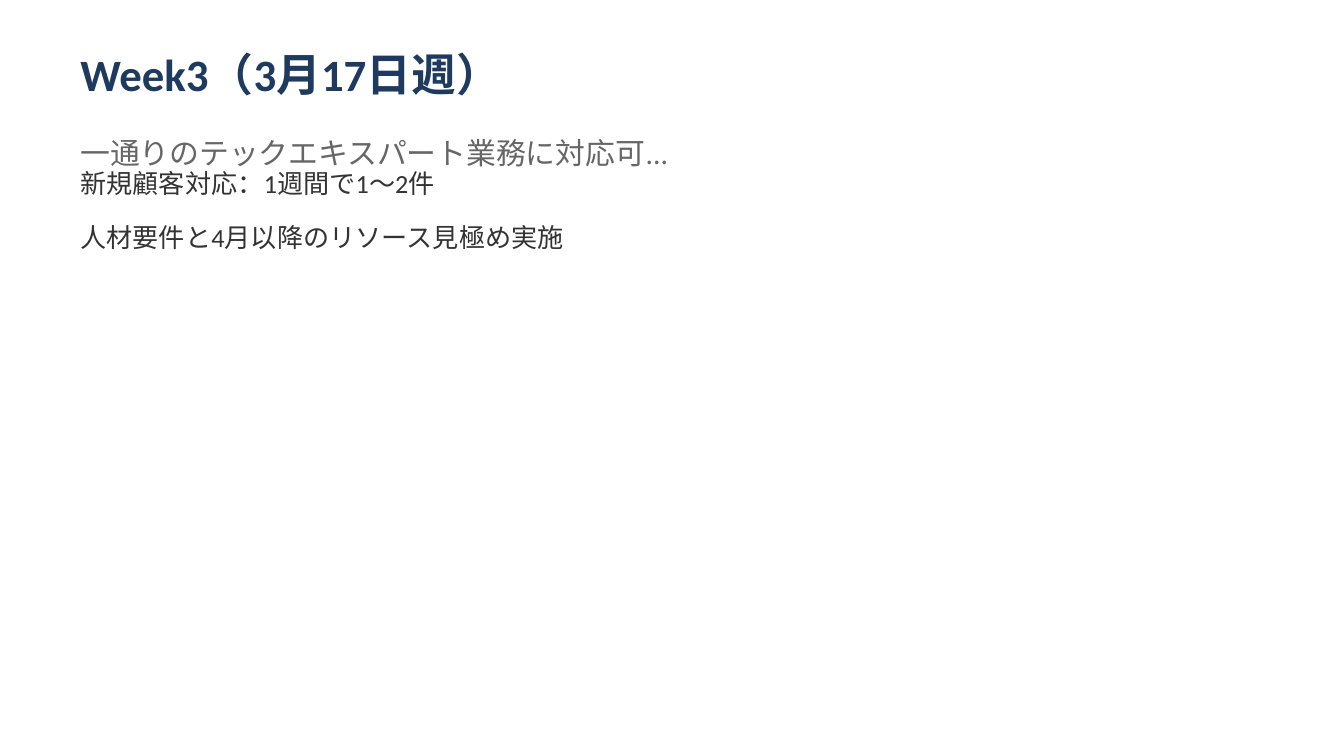
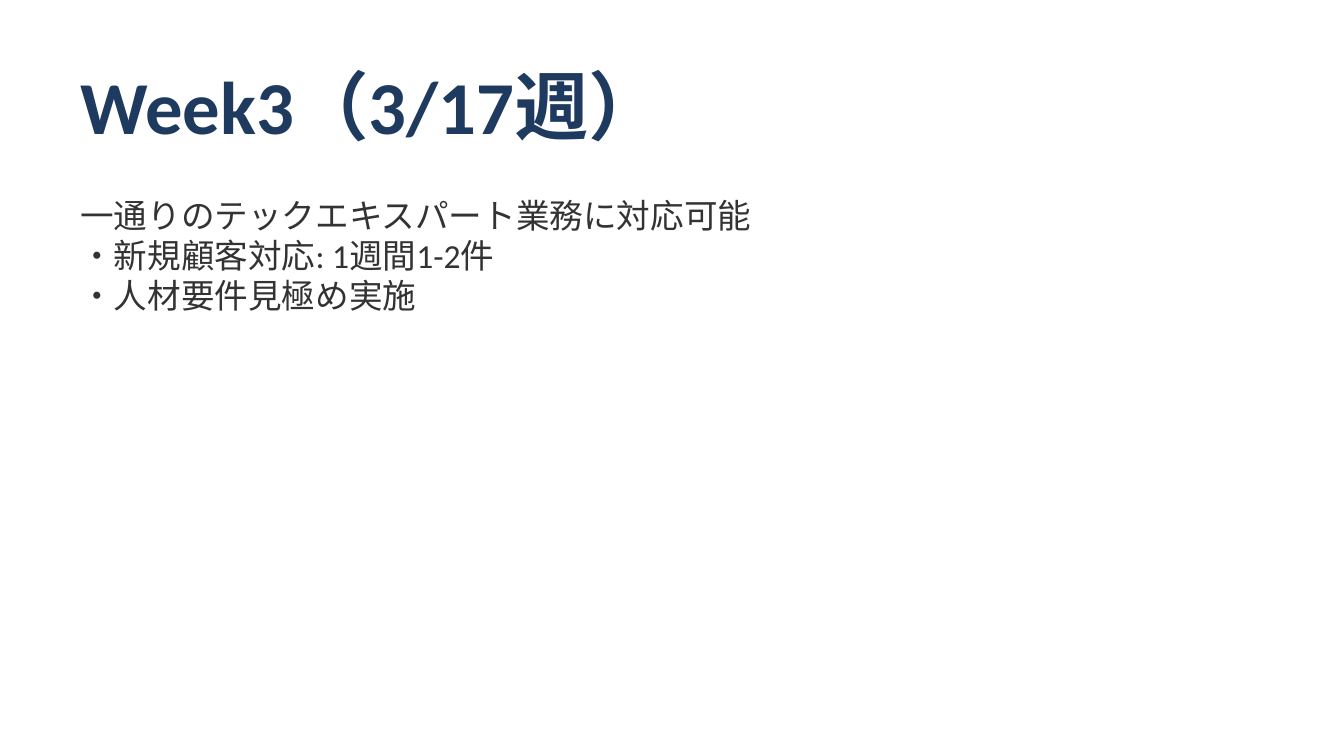
Before and after one commit to shoichitsuno-collab/MySpace_Shoichi-Tsuno, a slide deck: slide 7 of 匠技研工業プロジェクト_オンボーディング計画.pptx (slide 12 before the commit). Drawn at 1344x756 pixels with LibreOffice and Linux fonts; fonts in the diff are those of the drawing. Boxes give left, top, right and bottom in pixels: in the first picture for what was removed or moved away, otherwise in the second. Text is boxed around its words. In the diff, an @@ line names an element or a change of style, - is before the commit and + after.

```diff
--- a/匠技研工業プロジェクト_オンボーディング計画.pptx
+++ b/匠技研工業プロジェクト_オンボーディング計画.pptx
@@ text at [80, 73, 663, 142]: text changed; size 24 to 40 pt @@
-Week3（3月17日週）
+Week3（3/17週）
@@ text removed at [80, 139, 668, 167] @@
-一通りのテックエキスパート業務に対応可...
@@ text at [80, 199, 751, 311]: text changed; size 14 to 18 pt @@
-新規顧客対応：1週間で1～2件
-人材要件と4月以降のリソース見極め実施
+一通りのテックエキスパート業務に対応可能
+・新規顧客対応: 1週間1-2件
+・人材要件見極め実施
```
Also in this commit, not shown: 8 other slides changed, 5 slides added, 13 slides removed.
